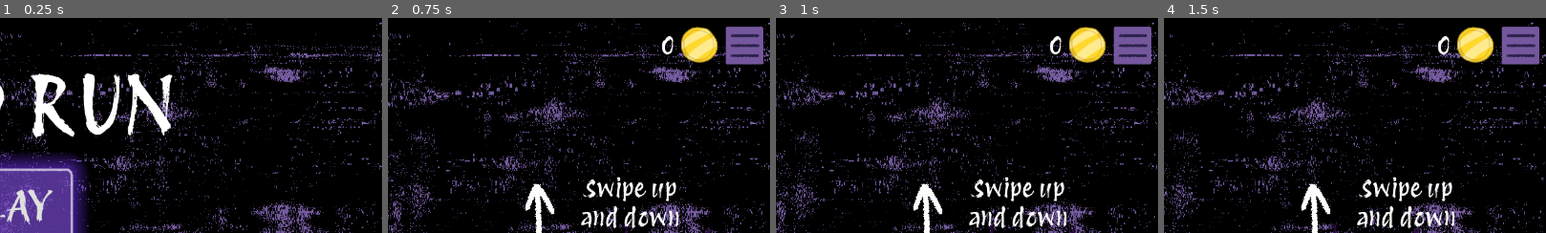
Above: before the commit, frames 1-4 (left to right).
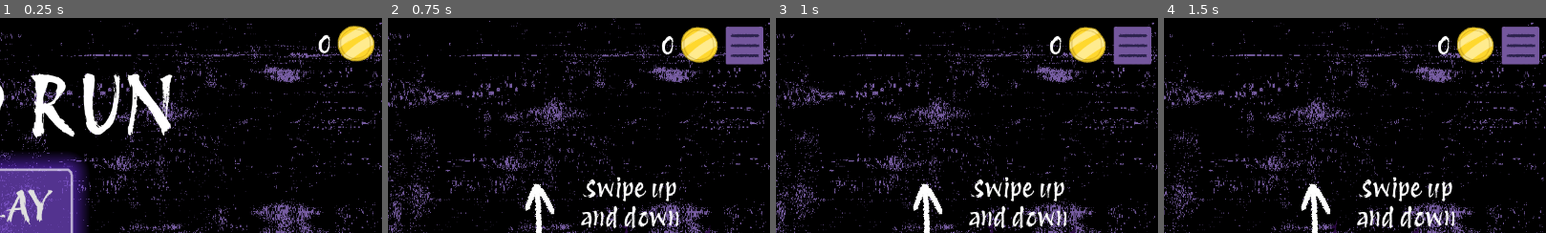
Above: after the commit, the same moments.

Repository: KeyraWebb/mobile-game-small-2025
Game: Godot game, scene res://Scenes/main_menu.tscn
Same seed, same stepped clock (60 frames per second), same inputs: the game is played once before the commit and once after it.
Inputs (mouse positions are % of the whole screen's width and height, from its top left):
- Up to frame 1 (0.25 s): no input
- Up to frame 2 (0.75 s): click "PLAY" at 0.5 s
- Up to frame 3 (1 s): no input
- Up to frame 4 (1.5 s): move the mouse to (72, 45) at 1.27 s; press the mouse at (72, 45) at 1.28 s; hold W (Up) from 1.28 s (still down)
The pictures show only the part of the screen within x 49-99%, y 1-51%; the shares and areas given below are measured in that part.

The runs differ from the first frame. In frame 1, 1.5% of the frame differs, in the area x 83-98%, y 3-21%; in frame 2, nothing differs; in frame 3, nothing differs; in frame 4, nothing differs.

Commit message:
feat(main_menu): coin count tracked on menu and in global

Diff:
--- /dev/null
+++ b/infinite-runner/Scenes/Objects/coinLabel.tscn
@@ -0,0 +1,33 @@
+[gd_scene load_steps=3 format=3 uid="uid://bfh5dlre2y7l0"]
+
+[ext_resource type="Theme" uid="uid://c0j6fiiejc40k" path="res://Assets/Themes/MenuTheme.tres" id="1_88yrp"]
+[ext_resource type="Texture2D" uid="uid://0rur5qdn0mjx" path="res://Assets/Images/coin.png" id="2_md785"]
+
+[node name="Coins" type="Label"]
+anchors_preset = 1
+anchor_left = 1.0
+anchor_right = 1.0
+offset_left = -324.0
+offset_top = 27.0
+offset_right = -172.0
+offset_bottom = 76.0
+grow_horizontal = 0
+size_flags_horizontal = 8
+size_flags_vertical = 0
+theme = ExtResource("1_88yrp")
+theme_override_font_sizes/font_size = 40
+text = "0"
+horizontal_alignment = 2
+
+[node name="TextureRect" type="TextureRect" parent="."]
+layout_mode = 1
+anchors_preset = 1
+anchor_left = 1.0
+anchor_right = 1.0
+offset_left = 9.0
+offset_top = -8.0
+offset_right = 137.0
+offset_bottom = 120.0
+grow_horizontal = 0
+scale = Vector2(0.5, 0.5)
+texture = ExtResource("2_md785")
--- a/infinite-runner/Scenes/game.tscn
+++ b/infinite-runner/Scenes/game.tscn
@@ -15,7 +15,7 @@
 [ext_resource type="Texture2D" uid="uid://bp5f5g4p0u5rs" path="res://Assets/Images/up arrow.png" id="11_nb51f"]
 [ext_resource type="Texture2D" uid="uid://usdh44innev2" path="res://Assets/Images/down arrow.png" id="12_nnt18"]
 [ext_resource type="PackedScene" uid="uid://hsbhl5e2exx1" path="res://Scenes/tutorial.tscn" id="13_iivbl"]
-[ext_resource type="Texture2D" uid="uid://0rur5qdn0mjx" path="res://Assets/Images/coin.png" id="14_exi56"]
+[ext_resource type="PackedScene" uid="uid://bfh5dlre2y7l0" path="res://Scenes/Objects/coinLabel.tscn" id="14_iivbl"]
 [ext_resource type="PackedScene" uid="uid://b1barp32ltdle" path="res://Scenes/Objects/spawn_point.tscn" id="17_85qyi"]
 [ext_resource type="PackedScene" uid="uid://svo1l36gi8s3" path="res://Scenes/Objects/Obstacles/Bot.tscn" id="18_85qyi"]
 [ext_resource type="Script" uid="uid://dbq7datin0uin" path="res://Scripts/powerup_spawner.gd" id="21_exi56"]
@@ -142,34 +142,7 @@
 texture_disabled = ExtResource("12_nnt18")
 texture_focused = ExtResource("12_nnt18")
 
-[node name="Coins" type="Label" parent="CanvasLayer"]
-anchors_preset = 1
-anchor_left = 1.0
-anchor_right = 1.0
-offset_left = -324.0
-offset_top = 27.0
-offset_right = -172.0
-offset_bottom = 76.0
-grow_horizontal = 0
-size_flags_horizontal = 8
-size_flags_vertical = 0
-theme = ExtResource("8_aylbi")
-theme_override_font_sizes/font_size = 40
-text = "0"
-horizontal_alignment = 2
-
-[node name="TextureRect" type="TextureRect" parent="CanvasLayer/Coins"]
-layout_mode = 1
-anchors_preset = 1
-anchor_left = 1.0
-anchor_right = 1.0
-offset_left = 9.0
-offset_top = -8.0
-offset_right = 137.0
-offset_bottom = 120.0
-grow_horizontal = 0
-scale = Vector2(0.5, 0.5)
-texture = ExtResource("14_exi56")
+[node name="Coins" parent="CanvasLayer" instance=ExtResource("14_iivbl")]
 
 [node name="Obstacles" type="Node2D" parent="."]
 script = ExtResource("9_x4fcm")
--- a/infinite-runner/Scenes/main_menu.tscn
+++ b/infinite-runner/Scenes/main_menu.tscn
@@ -1,10 +1,11 @@
-[gd_scene load_steps=6 format=3 uid="uid://d0h0jdyeyb1ev"]
+[gd_scene load_steps=7 format=3 uid="uid://d0h0jdyeyb1ev"]
 
 [ext_resource type="Theme" uid="uid://c0j6fiiejc40k" path="res://Assets/Themes/MenuTheme.tres" id="1_biw8p"]
 [ext_resource type="Script" uid="uid://bf1il0ofnpgys" path="res://Scripts/main_menu.gd" id="2_bwvpm"]
 [ext_resource type="Texture2D" uid="uid://ds4wisurrs1ul" path="res://Assets/Images/Glitchvoid BG.png" id="4_rbu5c"]
 [ext_resource type="PackedScene" uid="uid://bx3hlb8ooywkt" path="res://Scenes/settings.tscn" id="5_n45e2"]
 [ext_resource type="PackedScene" uid="uid://ksibfqaog74i" path="res://Scenes/credits.tscn" id="5_vbea3"]
+[ext_resource type="PackedScene" uid="uid://bfh5dlre2y7l0" path="res://Scenes/Objects/coinLabel.tscn" id="6_opfnp"]
 
 [node name="Main Menu" type="Control"]
 layout_mode = 3
@@ -137,6 +138,13 @@
 visible = false
 layout_mode = 1
 
+[node name="Coins" parent="." instance=ExtResource("6_opfnp")]
+layout_mode = 1
+offset_left = -249.0
+offset_top = 25.0
+offset_right = -97.0
+offset_bottom = 74.0
+
 [connection signal="pressed" from="Play Button" to="." method="_on_button_pressed"]
 [connection signal="pressed" from="Credits Button" to="." method="_on_credits_button_pressed"]
 [connection signal="pressed" from="Settings Button" to="." method="_on_settings_button_pressed"]
--- a/infinite-runner/Scripts/game_over.gd
+++ b/infinite-runner/Scripts/game_over.gd
@@ -9,13 +9,16 @@
 	finalScoreLabel.text = "Final score: %.0f" % gameManager.score
 	if gameManager.score > Global.HighScore:
 		Global.HighScore = gameManager.score
-		Global.saveGame()
+
 
 	highScoreLabel.text = "HighScore: %.0f" % Global.HighScore
+
+	Global.Coins += gameManager.coins
 	coinsLabel.text = "Coins Collected: %.0f" % gameManager.coins
 
 	get_tree().paused = true
 	self.visible = true
+	Global.saveGame()
 
 func _on_play_again_pressed() -> void:
 	get_tree().paused = false
--- a/infinite-runner/Scripts/global.gd
+++ b/infinite-runner/Scripts/global.gd
@@ -6,6 +6,7 @@
 var HighScore : int
 var AccessMode : bool
 var FirstTime : bool
+var Coins : int
 
 #gets all relevant global data and puts it into json for saving
 func saveGlobal():
@@ -13,7 +14,8 @@
 		"global" : true,
 		"HighScore" : HighScore,
 		"AccessMode" : AccessMode,
-		"FirstTime" : FirstTime
+		"FirstTime" : FirstTime,
+		"Coins" : Coins
 	}
 	return saveDict
 
@@ -56,8 +58,11 @@
 					continue
 				self.set(i, node_data[i])
 
+	print(Coins)
+
 func Reset():
 	HighScore = 0
 	AccessMode = false
 	FirstTime = true
+	Coins = 0
 	saveGame()
--- a/infinite-runner/Scripts/main_menu.gd
+++ b/infinite-runner/Scripts/main_menu.gd
@@ -1,9 +1,11 @@
 extends Control
 @onready var credits = $Credits
 @onready var settings = $Settings
+@onready var coinLabel = $Coins
 
 func _ready() -> void:
 	Global.loadGame()
+	coinLabel.text = str(Global.Coins)
 
 func _on_button_pressed() -> void: #play button
 	get_tree().change_scene_to_file("res://Scenes/game.tscn")
@@ -12,7 +14,6 @@
 func _on_credits_button_pressed() -> void:
 	credits.visible = true
 
-
 func _on_settings_button_pressed() -> void:
 	settings.SetToggle()
 	settings.visible = true
